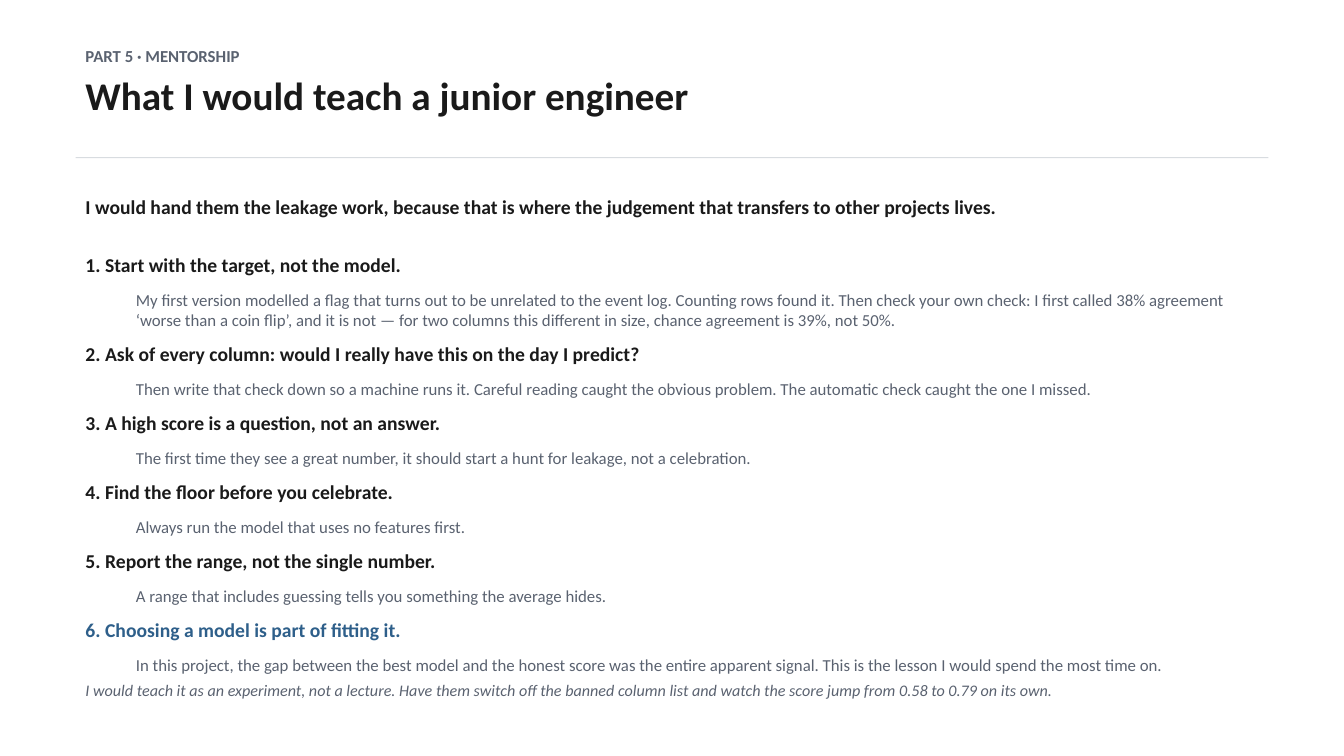
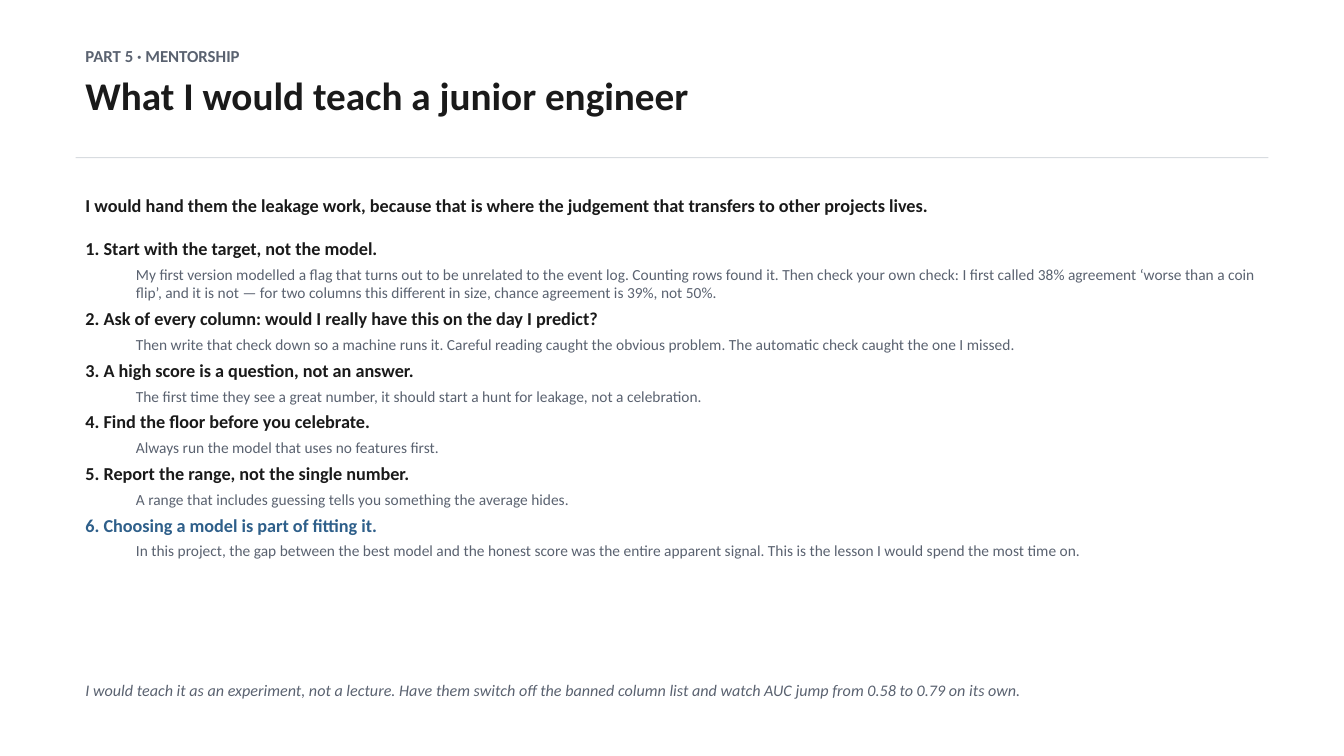
Before and after one commit to dmitriyratu/avepoint-churn-case-study, a slide deck: slide 14 of outputs/AvePoint_Case_Study.pptx. Drawn at 1344x756 pixels with LibreOffice and Linux fonts; fonts in the diff are those of the drawing. Boxes give left, top, right and bottom in pixels: in the first picture for what was removed or moved away, otherwise in the second. Text is boxed around its words. In the diff, an @@ line names an element or a change of style, - is before the commit and + after.

Commit message:
Enhance modeling analysis and presentation; clarify metric interpretations and results
- Added detailed markdown explanations in `04_modeling.py` regarding the significance of ROC-AUC, average precision, and F1 scores, emphasizing their null hypotheses and implications for model evaluation.
- Updated the `build_exec_summary.py` and `build_main_deck.py` scripts to improve clarity in the executive summary slides, ensuring that conclusions are supported by evidence and clearly articulated.
- Revised the `config.json` to include additional metrics related to average precision and F1 score, providing a more comprehensive overview of model performance.
- Modified the `final_metrics.csv` to reflect the new metrics, enhancing the dataset's utility for analysis.
- Improved the `permutation_significance` function in `model.py` to allow for flexible scoring metrics, ensuring clarity in the results presented.

These changes aim to strengthen the analytical framework and improve the communication of findings in the project.

```diff
--- a/outputs/AvePoint_Case_Study.pptx
+++ b/outputs/AvePoint_Case_Study.pptx
@@ text "I would hand them the ..." at (85,199,1254,559): size 14 to 13 pt in "I would hand them the leakage work, ...", "1. Start with the target, not the ...", "2. Ask of every column: would I ...", "3. A high score is a question, ..." and 3 more places; size 12 to 11 pt in "My first version modelled a flag that ...", "Then write that check down so a ...", "The first time they see a great ...", "Always run the model that uses no ..." and 2 more places; less space between paragraphs @@
@@ text at (85,685,1020,699): text changed @@
-I would teach it as an experiment, not a lecture. Have them switch off the banned column list and watch the score jump from 0.58 to 0.79 on its own.
+I would teach it as an experiment, not a lecture. Have them switch off the banned column list and watch AUC jump from 0.58 to 0.79 on its own.
```
Also in this commit, not shown: 5 other slides changed, 7 other files.
